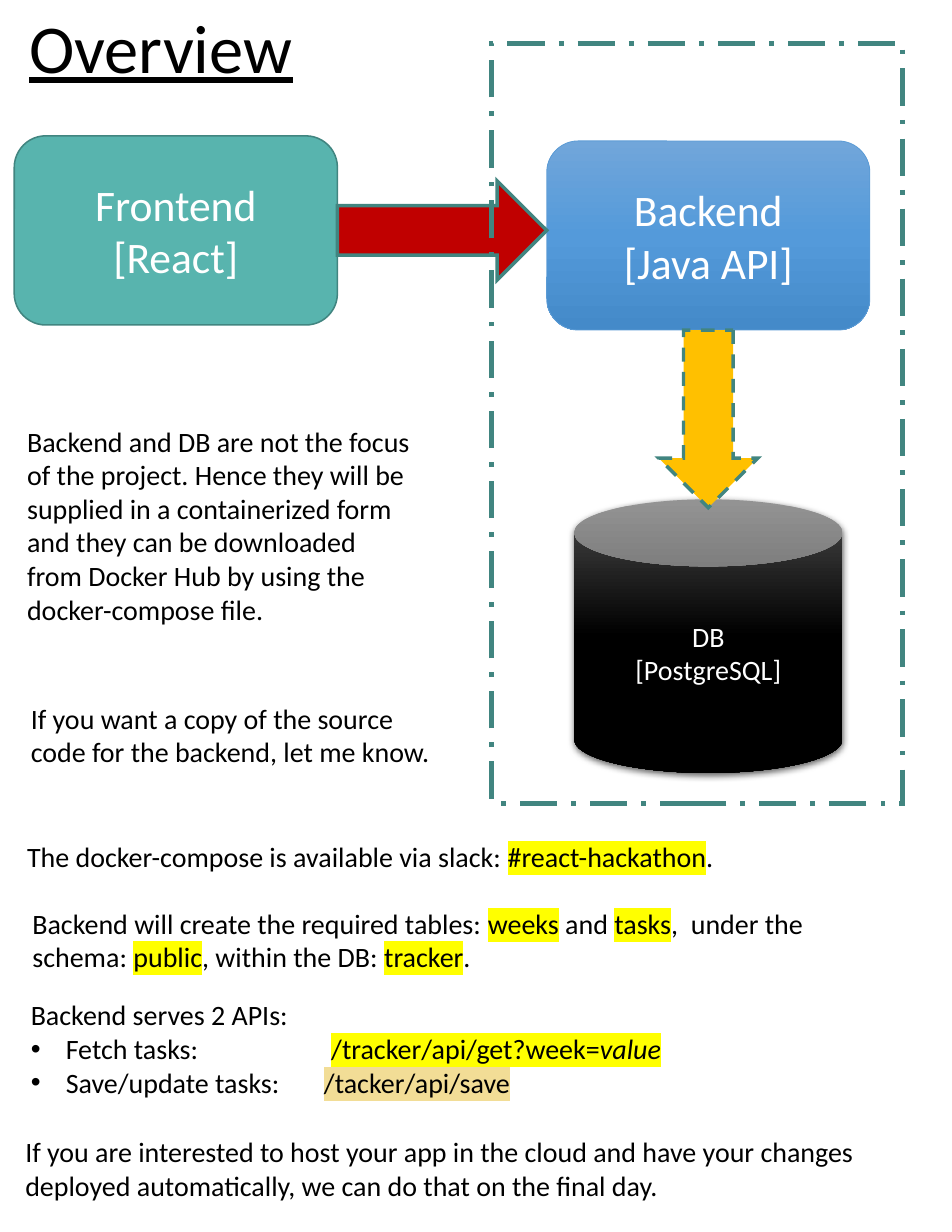
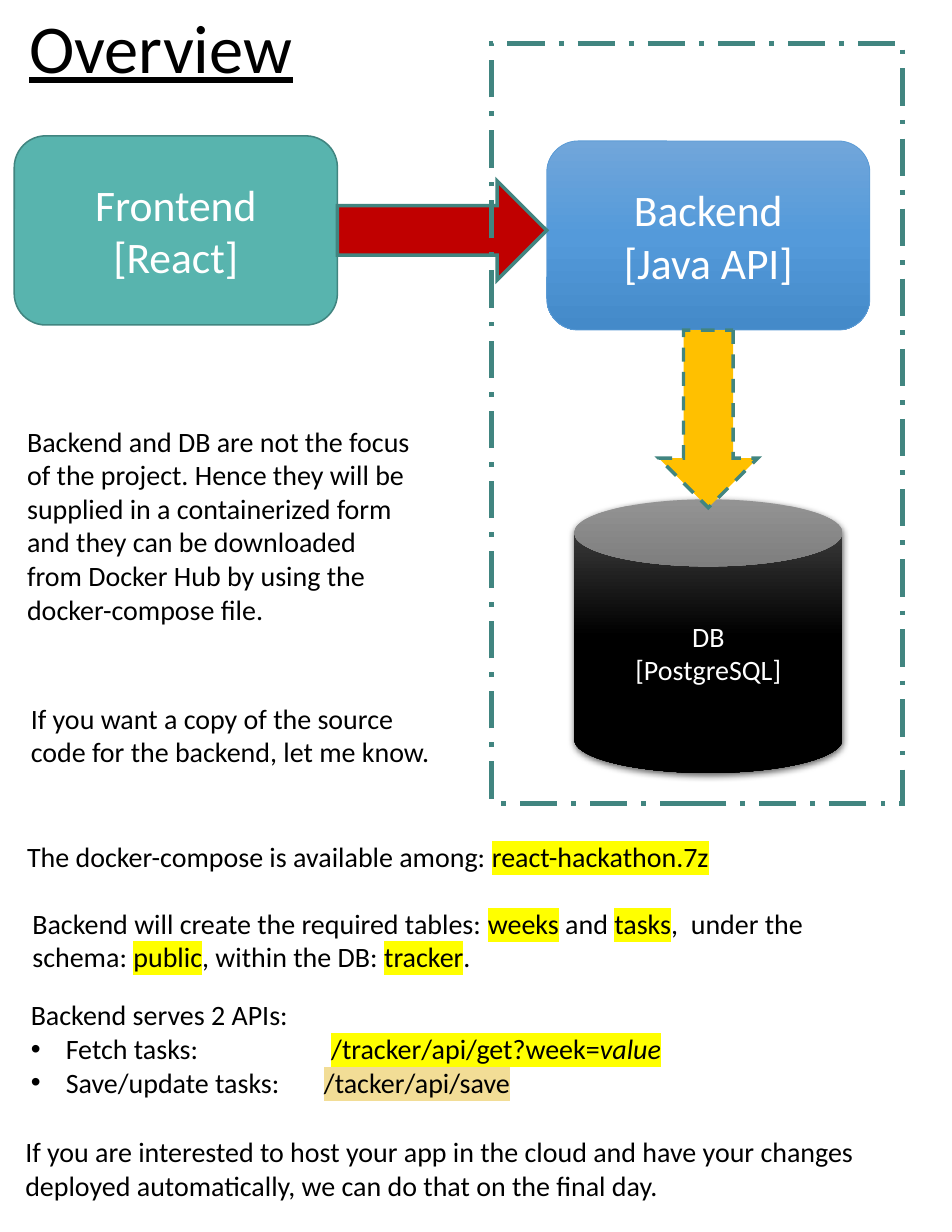
Before and after one commit to scorpion0511/mytracker, a slide deck: slide 4 of doc/React.pptx. Drawn at 952x1232 pixels with LibreOffice and Linux fonts; fonts in the diff are those of the drawing. Boxes give left, top, right and bottom in pixels: in the first picture for what was removed or moved away, otherwise in the second. Text is boxed around its words. In the diff, an @@ line names an element or a change of style, - is before the commit and + after.

```diff
--- a/doc/React.pptx
+++ b/doc/React.pptx
@@ text at bbox=[27, 847, 709, 872]: text changed @@
-The docker-compose is available via slack: #react-hackathon.
+The docker-compose is available among: react-hackathon.7z
```
Also in this commit, not shown: 5 other slides changed, 4 slides added, 4 slides removed.
